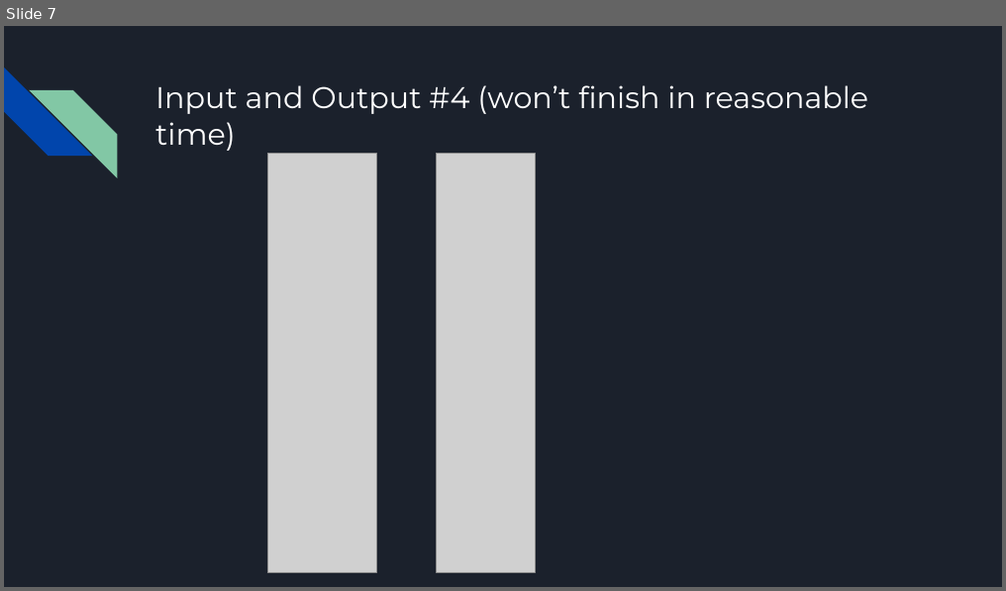
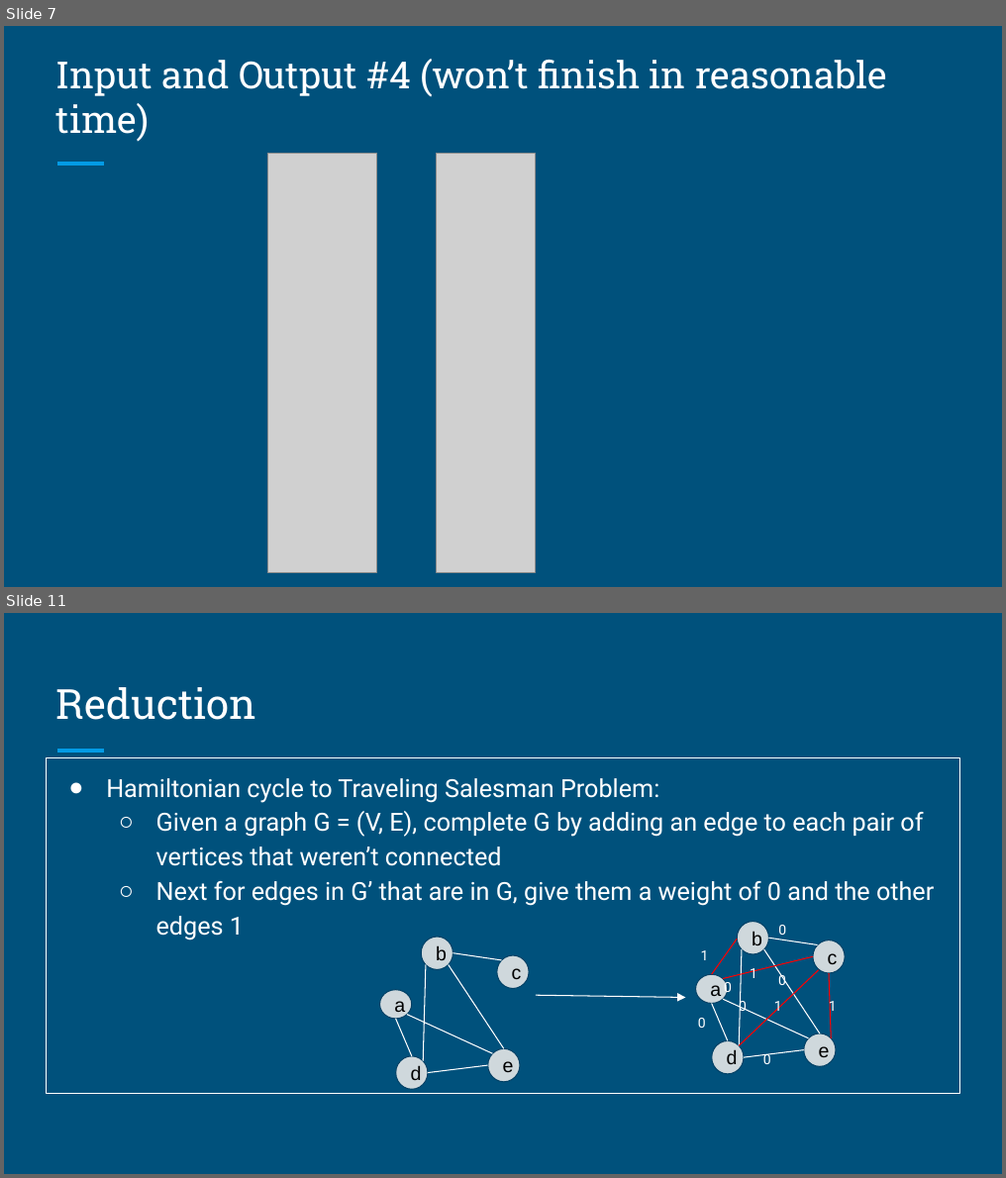
Before and after one commit to yehunj/np-project, a slide deck: presentations/Problem Presentation.pptx. Shown one above the other, each under a label of ours: slide 7 before the commit, slides 7 and 11 after it; the slides between them are not shown. The pictures are 1006x591 and 1006x1178 pixels, drawn with LibreOffice and Linux fonts; fonts in the diff are those of the drawing; grey boxes stand for pictures. Boxes give left, top, right and bottom in pixels: in the first picture for what was removed or moved away, otherwise in the second. Text is boxed around its words. In the diff, an @@ line names an element or a change of style, - is before the commit and + after.

```diff
--- a/presentations/Problem Presentation.pptx
+++ b/presentations/Problem Presentation.pptx
@@ slide 11 added at (4,613,1002,1174), background #00517C; not listed: 1 template element that a slide beside it also shows @@
@@ title added at (56,687,256,720), 30 pt, text #FFFFFF @@
+Reduction
@@ text added at (46,758,959,1094), outline #FFFFFF 0.75 pt, 18 pt, text #FFFFFF @@
+● Hamiltonian cycle to Traveling Salesman Problem:
+  ○ Given a graph G = (V, E), complete G by adding an edge to each pair of vertices that weren’t connected
+  ○ Next for edges in G’ that are in G, give them a weight of 0 and the other edges 1
@@ group added at (379,921,845,1089): 16 lines, 10 ellipses, 10 texts, 1 arrow @@
+a
+b
+c
+d
+e
+a
+b
+c
+d
+e
+1
+1
+1
+1
+0
+0
+0
+0
+0
+0
@@ slide 7 changed as well @@
@@ background #1B212C to #00517C @@
@@ diag stripe removed at (4,68,92,156) @@
@@ title "Input and Output #4 (won’t ...": place and size @@
-title "Input and Output #4 (won’t ..." at (155,85,868,151)
+title "Input and Output #4 (won’t ..." at (56,59,887,142)
@@ title "Input and Output #4 (won’t ..." at (56,59,887,142): size 21.6 to 27 pt, font Montserrat to Roboto Slab; vertical alignment top to bottom @@
@@ diag stripe removed at (29,90,117,177) @@
@@ line added from (57, 164) to (104, 164), #039BE5 3 pt @@
```
Also in this commit, not shown: 10 other slides changed, 9 other slides added, 2 slides removed, 2 other files.
